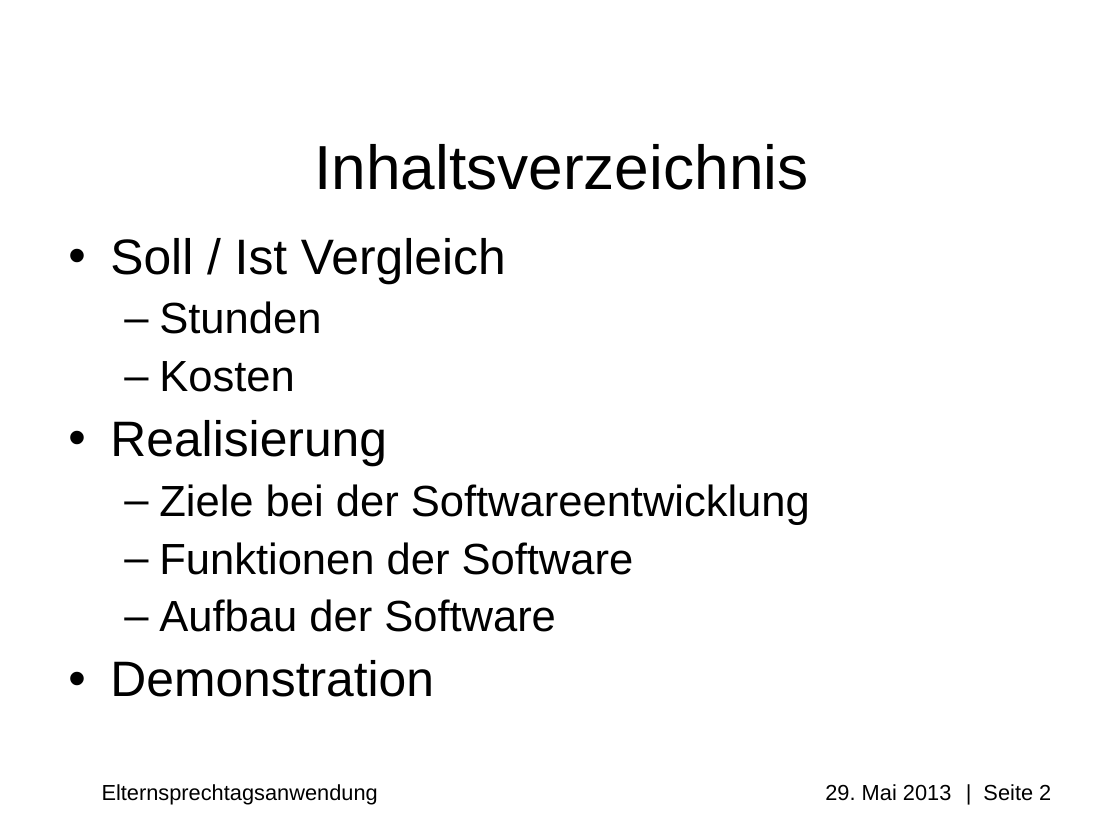
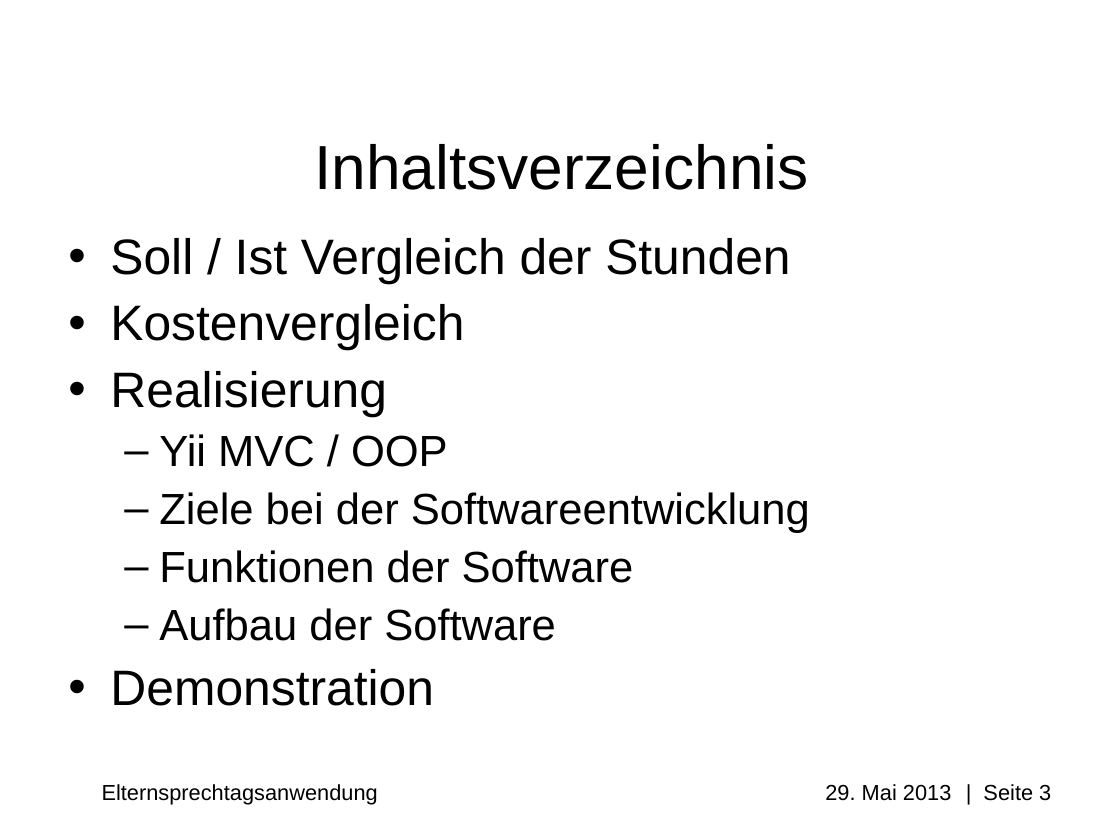
Before and after one commit to Professi/esta, a slide deck: slide 3 of docs/Praesentation/Elternsprechtagsanwendung(ESTA)_pre_alpha_0.0.0.1.ppt (slide 2 before the commit). Drawn at 1120x840 pixels with LibreOffice and Linux fonts; fonts in the diff are those of the drawing; background and template pictures are left out. Boxes give left, top, right and bottom in pixels: in the first picture for what was removed or moved away, otherwise in the second. Text is boxed around its words. In the diff, an @@ line names an element or a change of style, - is before the commit and + after.

```diff
--- a/docs/Praesentation/Elternsprechtagsanwendung(ESTA)_pre_alpha_0.0.0.1.ppt
+++ b/docs/Praesentation/Elternsprechtagsanwendung(ESTA)_pre_alpha_0.0.0.1.ppt
@@ text at [110, 238, 790, 351]: text changed @@
-• Soll / Ist Vergleich
-  – Stunden
-  – Kosten
+• Soll / Ist Vergleich der Stunden
+• Kostenvergleich
@@ text at [159, 434, 448, 467]: paragraph added @@
+  – Yii MVC / OOP
@@ text at [102, 784, 1051, 805]: text changed @@
-Elternsprechtagsanwendung 29. Mai 2013 | Seite 2
+Elternsprechtagsanwendung 29. Mai 2013 | Seite 3
```
Also in this commit, not shown: 2 other slides changed, 2 slides added, 1 slide removed, 4 other files.
